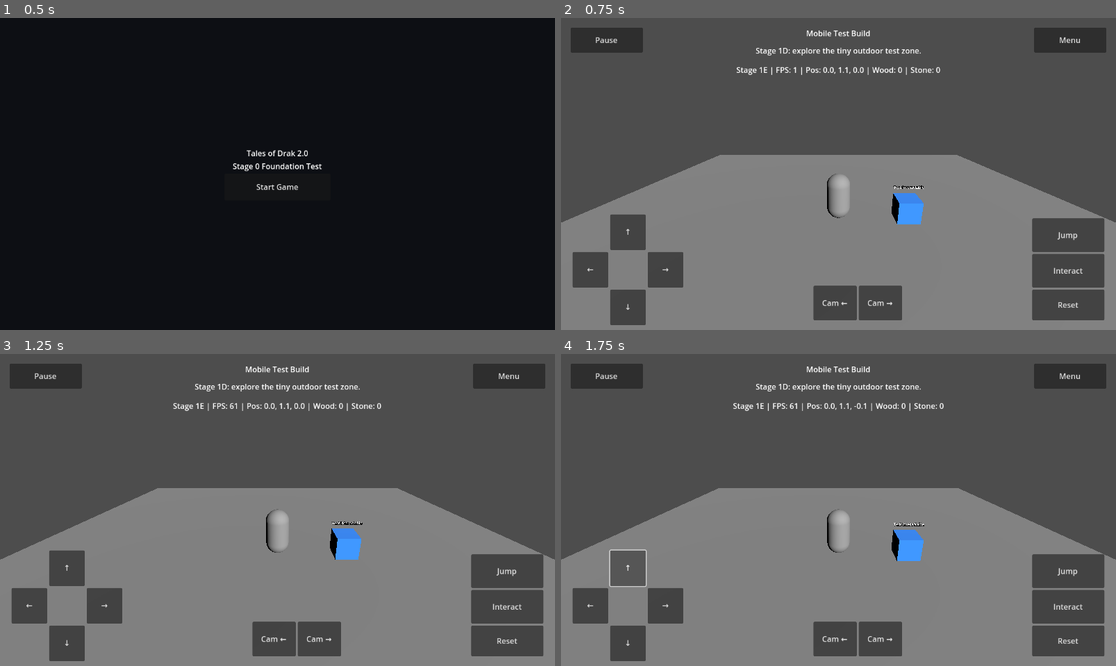
Above: before the commit, frames 1-4 (two rows, left to right).
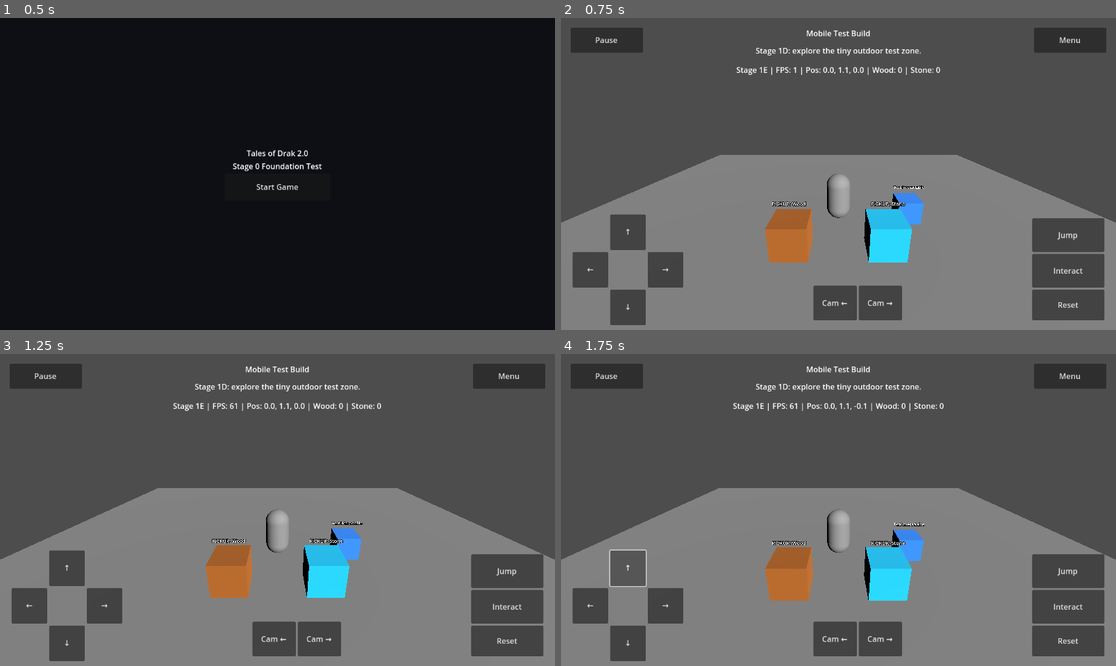
Above: after the commit, the same moments.

Repository: tristanvickery20/Tales-of-Drak-2.0
Game: Godot game, scene res://scenes/main_menu/main_menu.tscn
The game is run twice, just before and just after one commit, with the same random seed, the same clock (stepped at 60 frames per second) and the same inputs.
Inputs:
- Up to frame 1 (0.5 s): no input
- Up to frame 2 (0.75 s): click "Start Game" at 0.5 s
- Up to frame 3 (1.25 s): no input
- Up to frame 4 (1.75 s): click "↑" at 1.25 s

Frame 1 is identical in both runs. In frame 2, 2.8% of the frame differs, in the area x 36-64%, y 58-79%; in frame 3, 2.7%; in frame 4, 2.8%.

Commit message:
Place visible pickups directly in test world

Diff:
--- a/scenes/test_world/test_world.tscn
+++ b/scenes/test_world/test_world.tscn
@@ -1,9 +1,10 @@
-[gd_scene load_steps=12 format=3 uid="uid://tod_test_world"]
+[gd_scene load_steps=18 format=3 uid="uid://tod_test_world"]
 
 [ext_resource type="Script" path="res://scripts/mobile_test_player.gd" id="1_mobile_player"]
 [ext_resource type="Script" path="res://scripts/mobile_test_controls.gd" id="2_mobile_controls"]
 [ext_resource type="Script" path="res://scripts/follow_camera.gd" id="3_follow_camera"]
 [ext_resource type="Script" path="res://scripts/test_interactable.gd" id="4_test_interactable"]
+[ext_resource type="Script" path="res://scripts/test_resource_pickup.gd" id="5_resource_pickup"]
 
 [sub_resource type="BoxMesh" id="BoxMesh_ground"]
 size = Vector3(24, 0.2, 24)
@@ -28,6 +29,18 @@
 [sub_resource type="StandardMaterial3D" id="StandardMaterial3D_interactable"]
 albedo_color = Color(0.2, 0.55, 1, 1)
 
+[sub_resource type="BoxMesh" id="BoxMesh_pickup_big"]
+size = Vector3(1.25, 1.25, 1.25)
+
+[sub_resource type="BoxShape3D" id="BoxShape3D_pickup_big"]
+size = Vector3(1.25, 1.25, 1.25)
+
+[sub_resource type="StandardMaterial3D" id="StandardMaterial3D_wood"]
+albedo_color = Color(0.68, 0.38, 0.12, 1)
+
+[sub_resource type="StandardMaterial3D" id="StandardMaterial3D_stone"]
+albedo_color = Color(0.1, 0.8, 1, 1)
+
 [node name="TestWorld" type="Node3D"]
 
 [node name="DirectionalLight3D" type="DirectionalLight3D" parent="."]
@@ -67,6 +80,42 @@
 [node name="InteractableLabel" type="Label3D" parent="TestInteractable"]
 transform = Transform3D(1, 0, 0, 0, 1, 0, 0, 0, 1, 0, 1, 0)
 text = "Test Interactable"
+billboard = 1
+
+[node name="WoodPickup" type="StaticBody3D" parent="." groups=["test_interactable"]]
+transform = Transform3D(1, 0, 0, 0, 1, 0, 0, 0, 1, -1.6, 0.65, 2.1)
+script = ExtResource("5_resource_pickup")
+resource_name = "Wood"
+amount = 1
+
+[node name="WoodPickupMesh" type="MeshInstance3D" parent="WoodPickup"]
+mesh = SubResource("BoxMesh_pickup_big")
+surface_material_override/0 = SubResource("StandardMaterial3D_wood")
+
+[node name="CollisionShape3D" type="CollisionShape3D" parent="WoodPickup"]
+shape = SubResource("BoxShape3D_pickup_big")
+
+[node name="WoodPickupLabel" type="Label3D" parent="WoodPickup"]
+transform = Transform3D(1, 0, 0, 0, 1, 0, 0, 0, 1, 0, 1.15, 0)
+text = "PICKUP: Wood"
+billboard = 1
+
+[node name="StonePickup" type="StaticBody3D" parent="." groups=["test_interactable"]]
+transform = Transform3D(1, 0, 0, 0, 1, 0, 0, 0, 1, 1.6, 0.65, 2.1)
+script = ExtResource("5_resource_pickup")
+resource_name = "Stone"
+amount = 1
+
+[node name="StonePickupMesh" type="MeshInstance3D" parent="StonePickup"]
+mesh = SubResource("BoxMesh_pickup_big")
+surface_material_override/0 = SubResource("StandardMaterial3D_stone")
+
+[node name="CollisionShape3D" type="CollisionShape3D" parent="StonePickup"]
+shape = SubResource("BoxShape3D_pickup_big")
+
+[node name="StonePickupLabel" type="Label3D" parent="StonePickup"]
+transform = Transform3D(1, 0, 0, 0, 1, 0, 0, 0, 1, 0, 1.15, 0)
+text = "PICKUP: Stone"
 billboard = 1
 
 [node name="Camera3D" type="Camera3D" parent="."]
